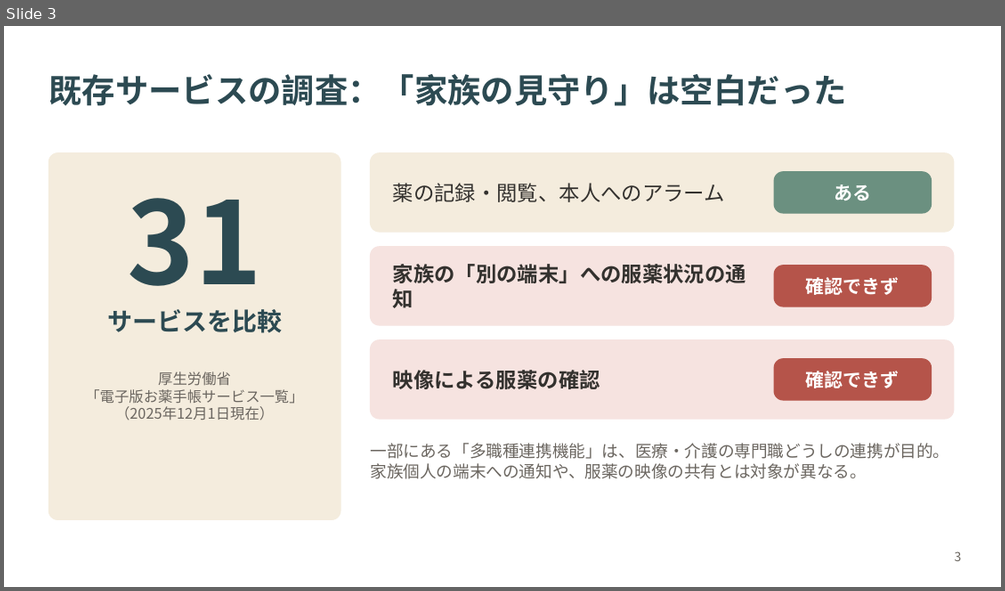
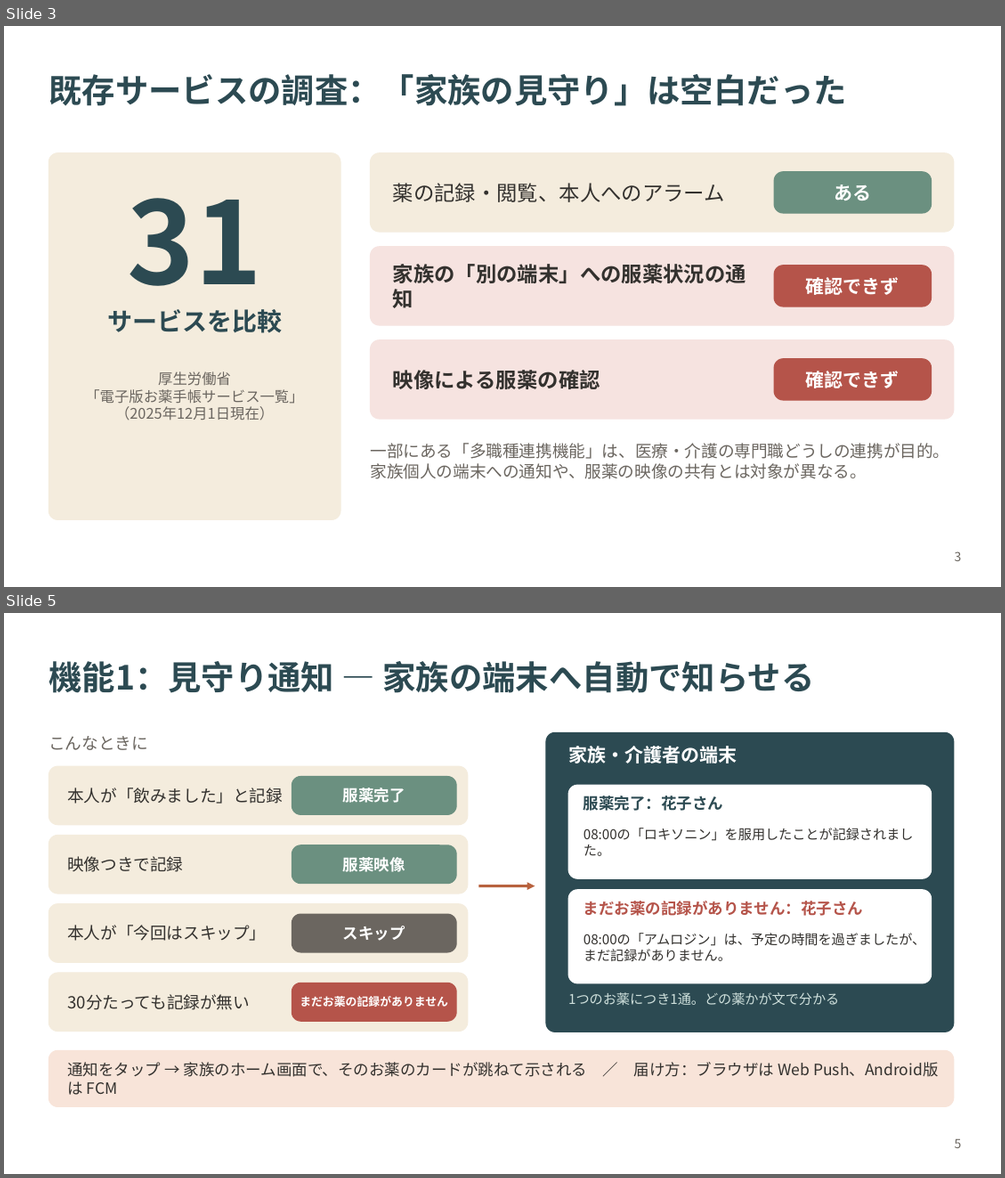
Before and after one commit to zono-NISHI/medi-watch, a slide deck: docs/卒論(参考資料)/最新の卒論、要旨、パワポ/2370354_西薗正彦_卒業論文発表.pptx. Shown one above the other, each under a label of ours: slide 3 before the commit, slides 3 and 5 after it; the slides between them are not shown. The pictures are 1005x591 and 1005x1178 pixels, drawn with LibreOffice and Linux fonts; fonts in the diff are those of the drawing. Boxes give left, top, right and bottom in pixels: in the first picture for what was removed or moved away, otherwise in the second. Text is boxed around its words. In the diff, an @@ line names an element or a change of style, - is before the commit and + after.

```diff
--- a/docs/卒論(参考資料)/最新の卒論、要旨、パワポ/2370354_西薗正彦_卒業論文発表.pptx
+++ b/docs/卒論(参考資料)/最新の卒論、要旨、パワポ/2370354_西薗正彦_卒業論文発表.pptx
@@ slide 5 added at (4, 613, 1001, 1174), background #FFFFFF @@
@@ title added at (48, 661, 815, 693), 32 pt, text #2C4A52, bold @@
+機能1：見守り通知 ― 家族の端末へ自動で知らせる
@@ text added at (48, 736, 148, 750), 16 pt, text #6B6660 @@
+こんなときに
@@ rounded rectangle added at (546, 732, 954, 1032), fill #2C4A52, outline #2C4A52 1 pt @@
@@ text added at (568, 746, 736, 763), 18 pt, text #FFFFFF, bold @@
+家族・介護者の端末
@@ rounded rectangle added at (48, 766, 468, 825), fill #F4ECDD, outline #F4ECDD 1 pt @@
@@ text added at (67, 787, 283, 803), 16 pt, text #33312E @@
+本人が「飲みました」と記録
@@ rounded rectangle added at (291, 777, 456, 815), fill #6B9080, outline #6B9080 1 pt @@
@@ text added at (343, 787, 405, 803), 15 pt, text #FFFFFF, bold @@
+服薬完了
@@ rounded rectangle added at (568, 785, 931, 878), fill #FFFFFF, outline #FFFFFF 1 pt @@
@@ text added at (583, 795, 723, 811), 15 pt, text #2C4A52, bold @@
+服薬完了：花子さん
@@ rounded rectangle added at (48, 835, 468, 893), fill #F4ECDD, outline #F4ECDD 1 pt @@
@@ rounded rectangle added at (291, 844, 456, 883), fill #6B9080, outline #6B9080 1 pt @@
@@ text added at (583, 827, 914, 856), 13 pt, text #33312E @@
+08:00の「ロキソニン」を服用したことが記録されました。
@@ text added at (67, 856, 183, 872), 16 pt, text #33312E @@
+映像つきで記録
@@ text added at (343, 857, 405, 872), 15 pt, text #FFFFFF, bold @@
+服薬映像
@@ rounded rectangle added at (48, 904, 468, 962), fill #F4ECDD, outline #F4ECDD 1 pt @@
@@ arrow added from (479, 886) to (535, 886), #B8623E 2.5 pt @@
@@ rounded rectangle added at (568, 890, 931, 983), fill #FFFFFF, outline #FFFFFF 1 pt @@
@@ text added at (583, 900, 863, 916), 15 pt, text #B5544A, bold @@
+まだお薬の記録がありません：花子さん
@@ text added at (67, 925, 266, 941), 16 pt, text #33312E @@
+本人が「今回はスキップ」
@@ rounded rectangle added at (291, 915, 456, 952), fill #6B6660, outline #6B6660 1 pt @@
@@ text added at (343, 925, 405, 941), 15 pt, text #FFFFFF, bold @@
+スキップ
@@ text added at (583, 933, 925, 961), 13 pt, text #33312E @@
+08:00の「アムロジン」は、予定の時間を過ぎましたが、まだ記録がありません。
@@ rounded rectangle added at (48, 973, 468, 1031), fill #F4ECDD, outline #F4ECDD 1 pt @@
@@ rounded rectangle added at (291, 983, 456, 1022), fill #B5544A, outline #B5544A 1 pt @@
@@ text added at (67, 994, 250, 1010), 16 pt, text #33312E @@
+30分たっても記録が無い
@@ text added at (299, 996, 448, 1006), 11 pt, text #FFFFFF, bold @@
+まだお薬の記録がありません
@@ text added at (568, 992, 839, 1005), 13 pt, text #CFE0DC @@
+1つのお薬につき1通。どの薬かが文で分かる
@@ rounded rectangle added at (48, 1051, 954, 1107), fill #F8E4D9, outline #F8E4D9 1 pt @@
@@ text added at (67, 1062, 938, 1077), 15 pt, text #33312E @@
+通知をタップ → 家族のホーム画面で、そのお薬のカードが跳ねて示される ／ 届け方：ブラウザは Web Push、Android版は FCM
@@ page number added at (955, 1139, 962, 1148), 12 pt, text #6B6660 @@
+5
```
Also in this commit, not shown: 3 slides changed, 4 other slides added, 6 slides removed, 4 other files.
